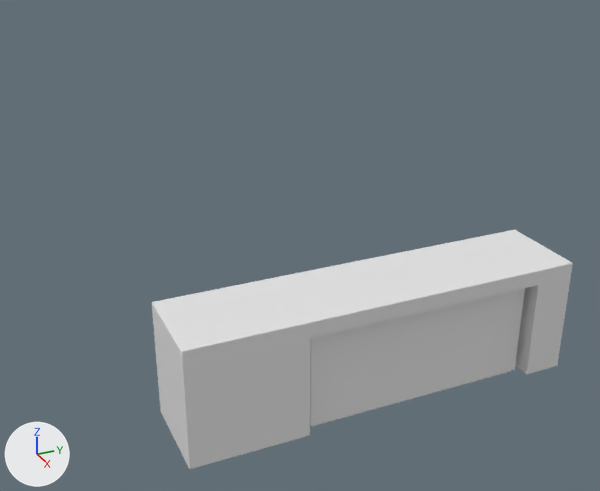
The FBX model Projektarbeit/Assets/FBX/KitchenAssets/Kitchen.fbx, before and after one commit.
Camera for both pictures: a 50 mm lens placed at (10.85, 3.85, 4.16), pointed at (4.73, 6.6, 1.1). Lighting does not change. The marker at lower left points along +X, +Y and +Z. Where no turn or scale is listed for an object, it has been applied to the vertices.

The older version as bpy lines, for what is in view:
```python
me_mesh_006 = bpy.data.meshes.new('Mesh.006')
me_mesh_006.from_pydata(...)  # 162 vertices, 177 faces; spans x -0.4..0.4, y -1.87..1.62, z 0.0..1.06
ob_island_fbx = bpy.data.objects.new('Island_fbx', me_mesh_006)
ob_island_fbx.location = (5.536, 7.013, 0.0)
```
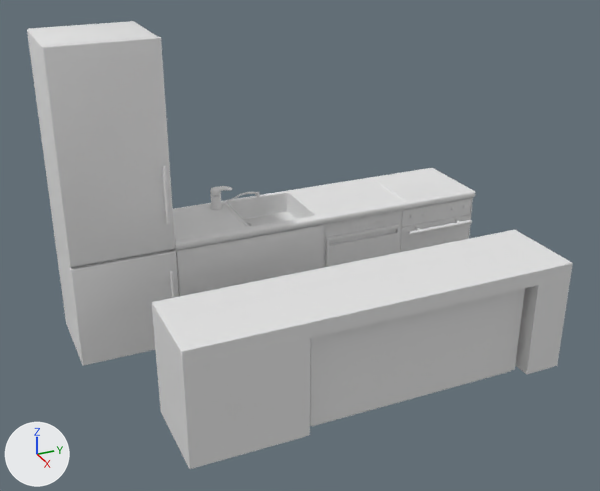
Boxes [x1, y1, x2, y2] around the edits, measured in the pictures (600 x 491 px):
'Kühlschrank', added: after [27, 21, 179, 366]
'InselUnten_1', added: after [174, 168, 475, 297]
'Herd', added: after [373, 170, 473, 253]
'Water_Tap', added: after [173, 191, 321, 242]
'Water_Tap_Movable', added: after [210, 186, 232, 196]

The edits, one by one:
Mesh me_mesh_002_1 is new.
It has 2368 vertices, 2322 faces and spans x -0.076..0.696, y -0.8..0.661, z 0.251..0.715.
Mesh me_mesh_003_1 is new.
It has 349 vertices, 323 faces and spans x -0.5..0.33, y 0.32..3.56, z 0.0..1.07.
Mesh me_mesh_001_1 is new.
It has 637 vertices, 616 faces and spans x -0.052..0.108, y -0.052..0.144, z -0.022..0.059.
Mesh me_mesh_004_1 is new.
It has 2454 vertices, 2554 faces and spans x -0.724..0.112, y -0.445..0.427, z -0.682..0.367.
Mesh me_mesh_1 is new.
It has 4000 vertices, 4118 faces and spans x -0.43..0.5, y -0.47..0.47, z -0.03..2.87.
Object 'Water_Tap' (ob_water_tap) is new; it shows me_mesh_002_1.
Its location is (3.43, 6.442, 0.544).
Object 'InselUnten_1' (ob_inselunten_1) is new; it shows me_mesh_003_1.
Its location is (3.844, 5.301, 0.0).
Object 'Water_Tap_Movable' (ob_water_tap_movable) is new; it shows me_mesh_001_1.
Its location is (3.486, 6.25, 1.235).
Object 'Herd' (ob_herd) is new; it shows me_mesh_004_1.
Its location is (4.137, 8.435, 0.707).
Object 'Kühlschrank' (ob_kühlschrank) is new; it shows me_mesh_1.
Its location is (3.757, 5.154, 0.032).
